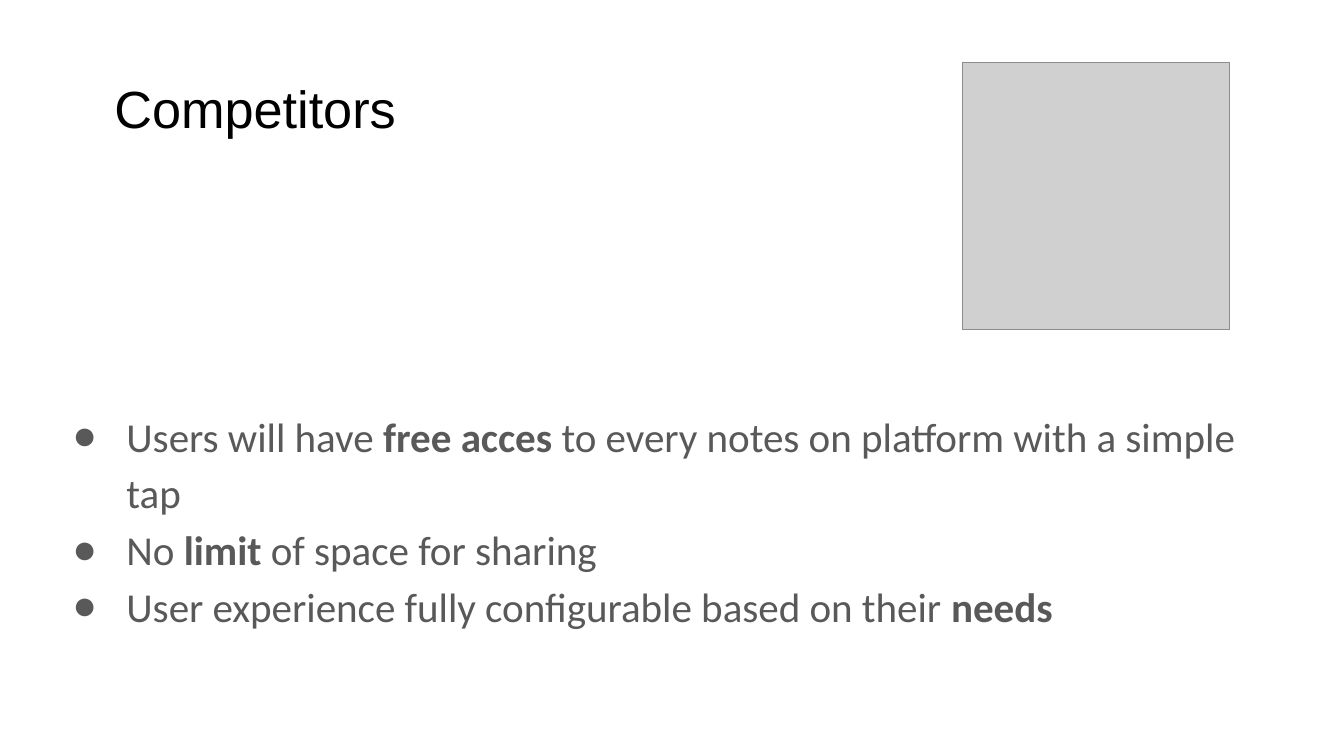
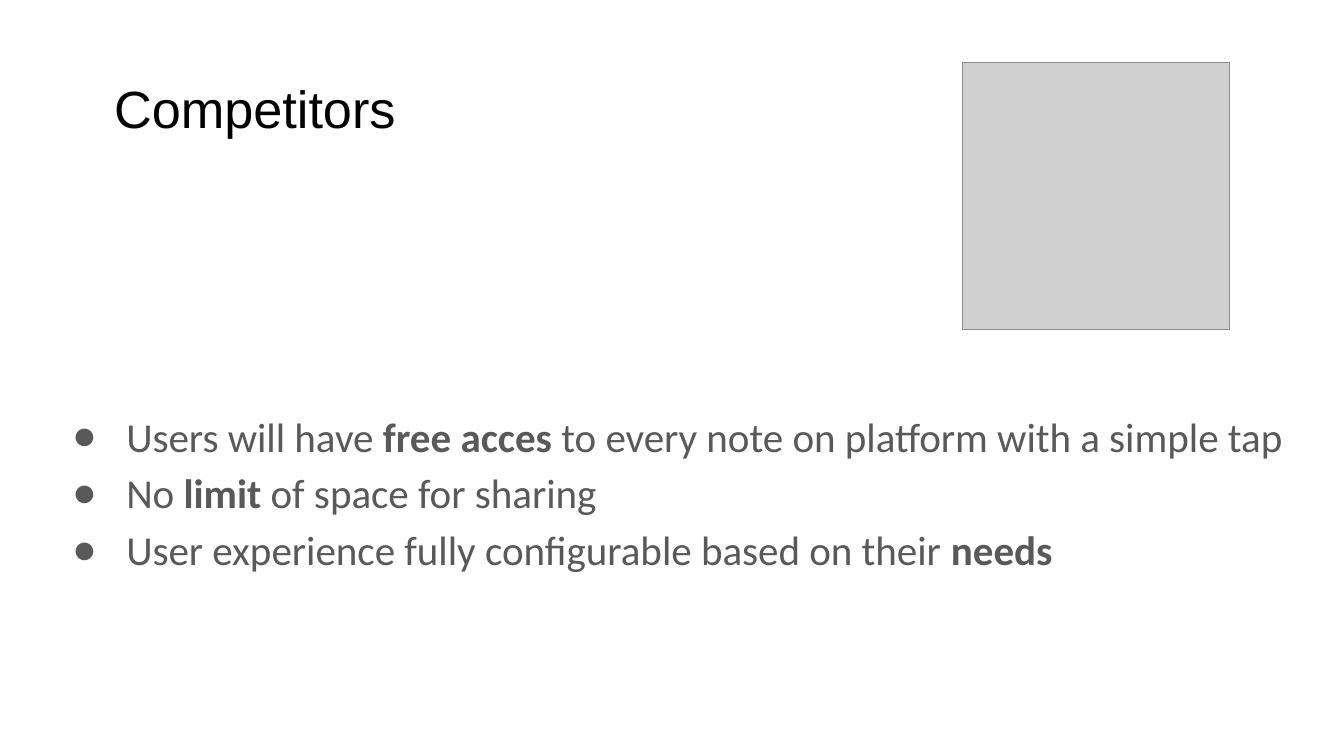
Before and after one commit to davidedc97/UniverCity, a slide deck: slide 4 of Slide/Univercity (2).pptx. Drawn at 1344x756 pixels with LibreOffice and Linux fonts; fonts in the diff are those of the drawing; grey boxes stand for pictures. Boxes give left, top, right and bottom in pixels: in the first picture for what was removed or moved away, otherwise in the second. Text is boxed around its words. In the diff, an @@ line names an element or a change of style, - is before the commit and + after.

```diff
--- a/Slide/Univercity (2).pptx
+++ b/Slide/Univercity (2).pptx
@@ text at (126, 423, 1282, 459): text changed @@
-● Users will have free acces to every notes on platform with a simple tap
+● Users will have free acces to every note on platform with a simple tap
```
Also in this commit, not shown: 2 other slides changed, 1 other file.
